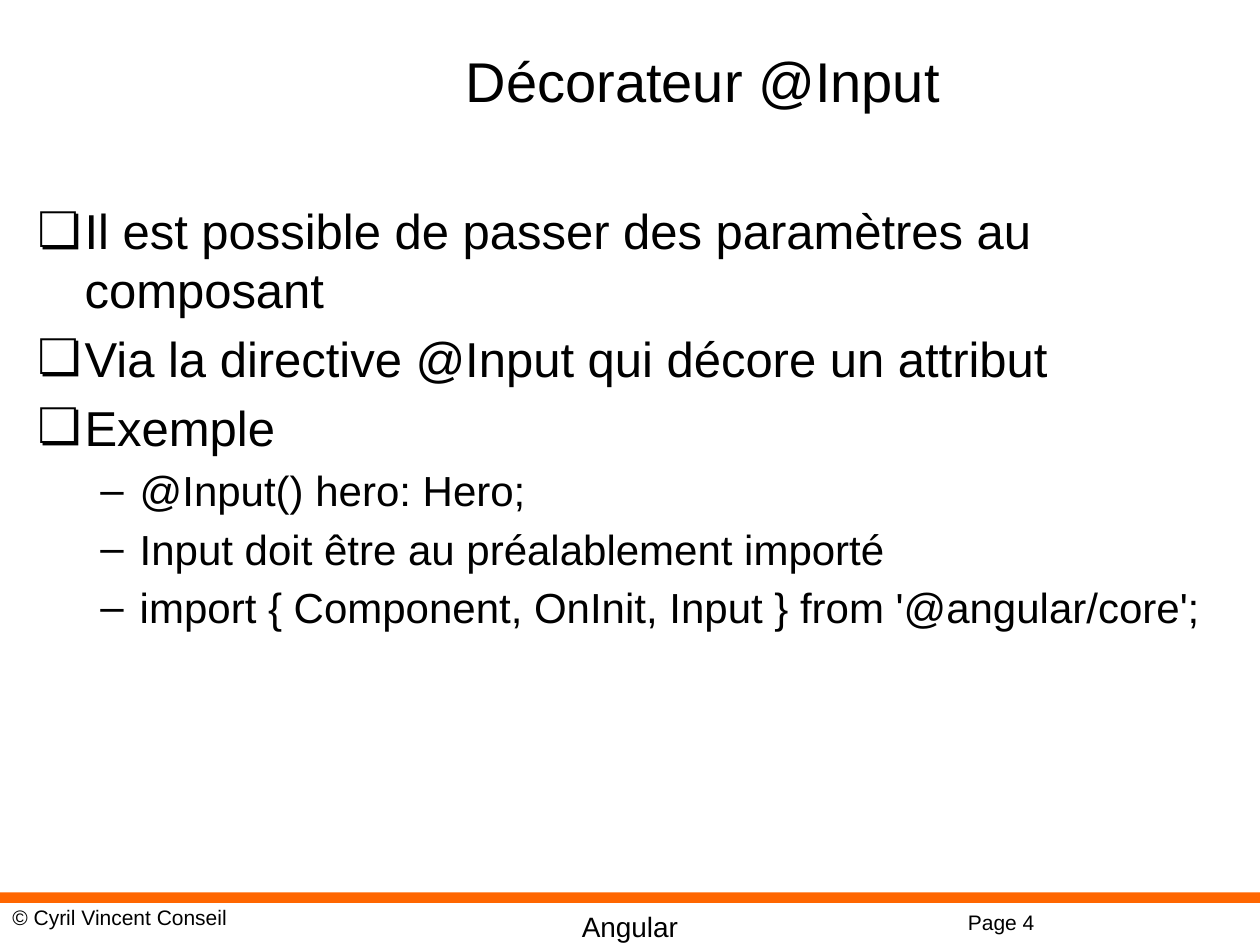
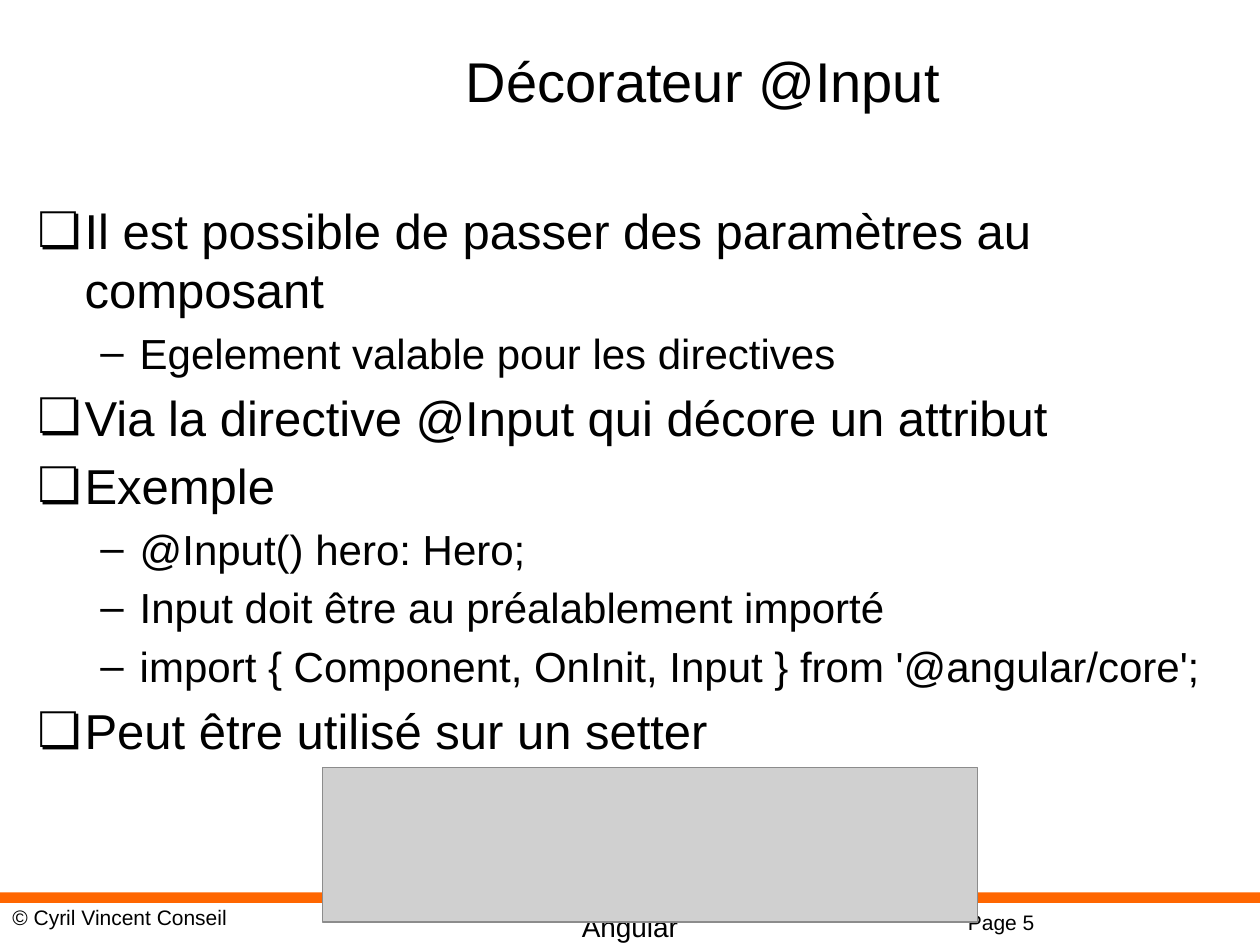
Before and after one commit to cyrilvincent/POE, a slide deck: slide 5 of ppt/angular/Angular11-Components.pptx (slide 4 before the commit). Drawn at 1260x945 pixels with LibreOffice and Linux fonts; fonts in the diff are those of the drawing; grey boxes stand for pictures; background and template pictures are left out. Boxes give left, top, right and bottom in pixels: in the first picture for what was removed or moved away, otherwise in the second. Text is boxed around its words. In the diff, an @@ line names an element or a change of style, - is before the commit and + after.

```diff
--- a/ppt/angular/Angular11-Components.pptx
+++ b/ppt/angular/Angular11-Components.pptx
@@ text at <box>140,338,835,377</box>: paragraph added @@
+  – Egelement valable pour les directives
@@ text at <box>85,713,707,750</box>: paragraph added @@
+❏ Peut être utilisé sur un setter
@@ picture added at <box>323,767,978,922</box> @@
@@ page number at <box>968,913,1035,934</box>: text changed @@
-Page 4
+Page 5
```
Also in this commit, not shown: 3 other slides changed, 10 slides added, 7 other files.
